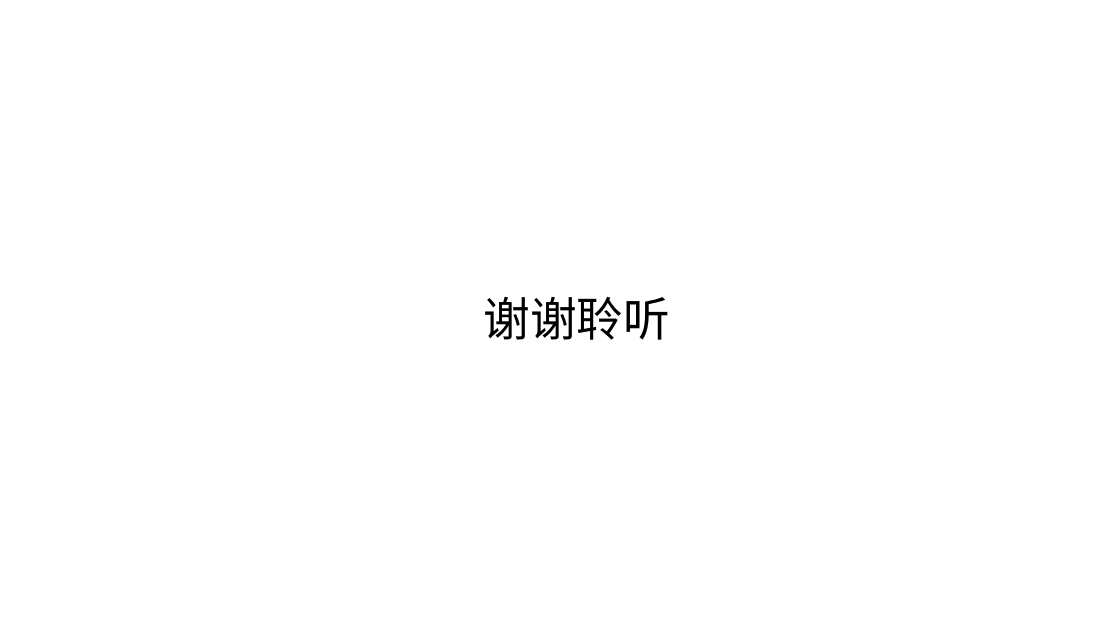
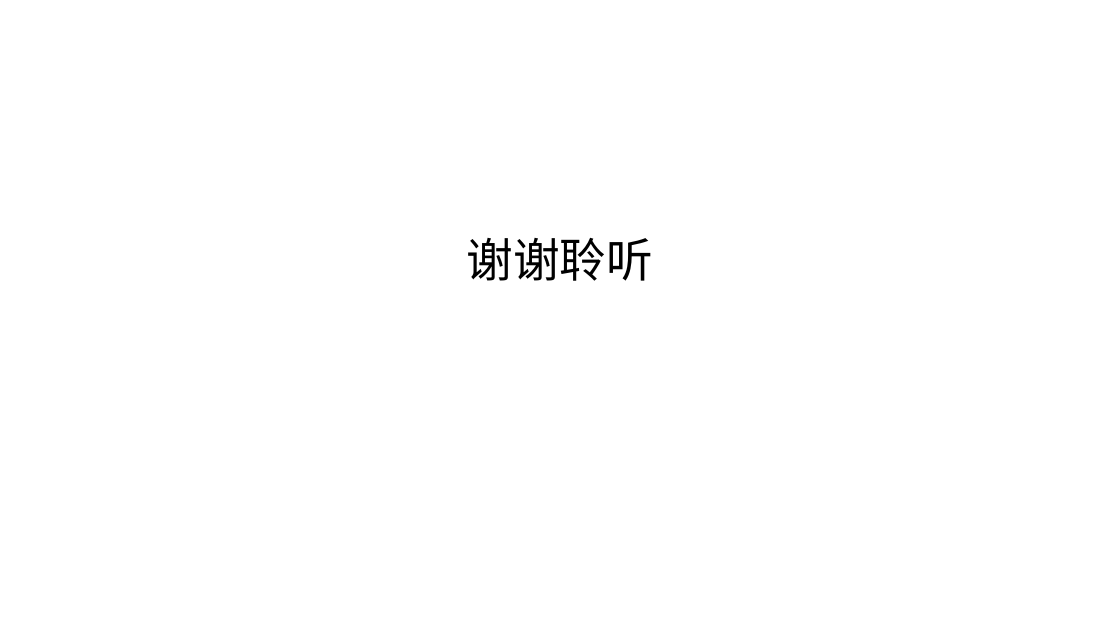
Before and after one commit to bupt-juniorTeam/OpenArkCompiler, a slide deck: slide 22 of 方舟编译器源码分析初稿.pptx (slide 16 before the commit). Drawn at 1120x630 pixels with LibreOffice and Linux fonts; fonts in the diff are those of the drawing. Boxes give left, top, right and bottom in pixels: in the first picture for what was removed or moved away, otherwise in the second. Text is boxed around its words. In the diff, an @@ line names an element or a change of style, - is before the commit and + after.

```diff
--- a/方舟编译器源码分析初稿.pptx
+++ b/方舟编译器源码分析初稿.pptx
@@ title "谢谢聆听": place and size @@
-title "谢谢聆听" at (484, 297, 671, 340)
+title "谢谢聆听" at (467, 238, 654, 281)
```
Also in this commit, not shown: 1 other slide changed, 6 slides added, 1 other file.
